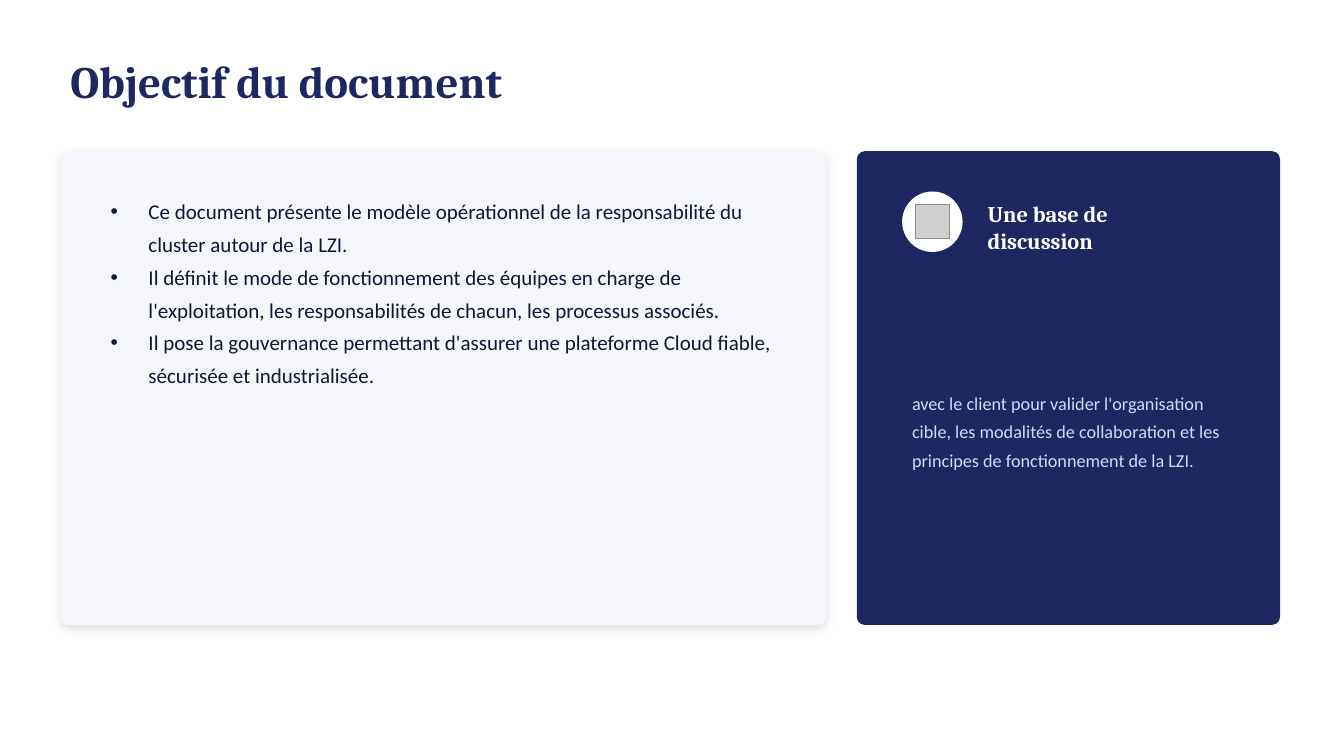
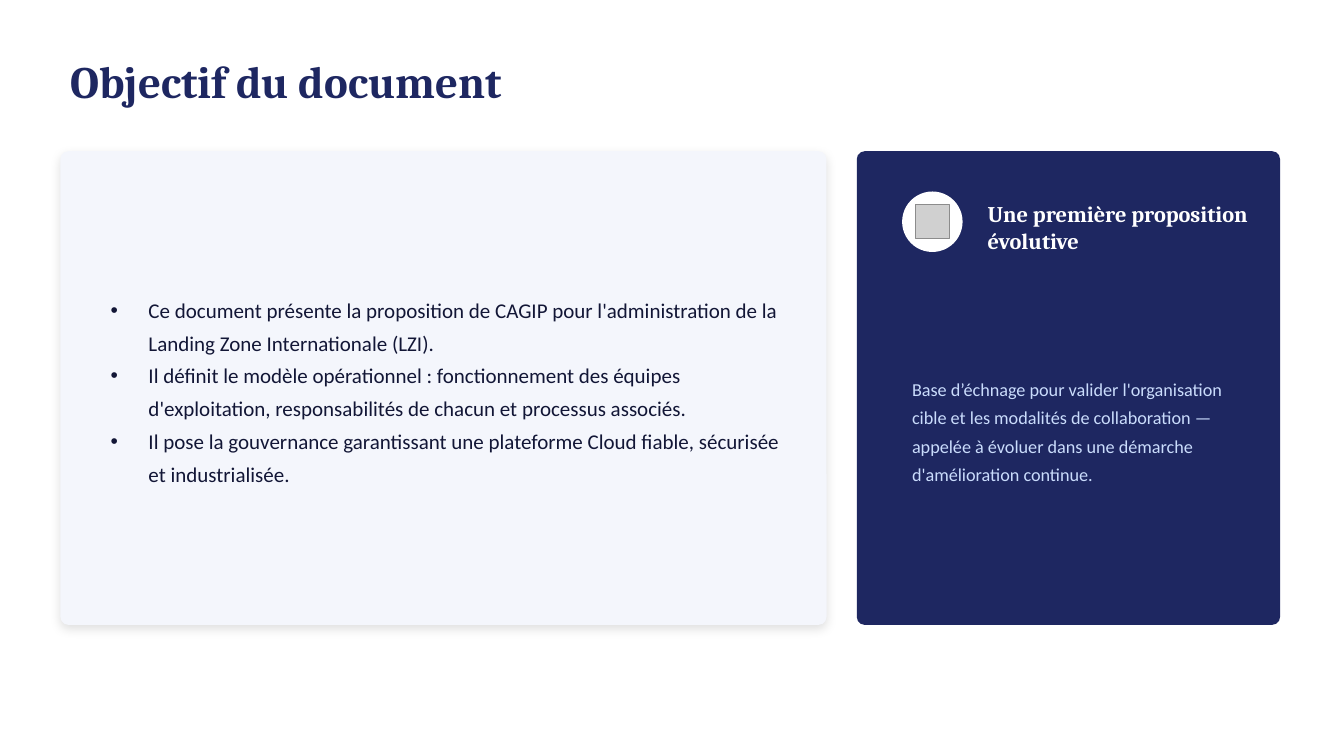
Before and after one commit to malphodo/newsfs, a slide deck: slide 2 of Modele_Operationnel_LZI.pptx. Drawn at 1344x756 pixels with LibreOffice and Linux fonts; fonts in the diff are those of the drawing; grey boxes stand for pictures. Boxes give left, top, right and bottom in pixels: in the first picture for what was removed or moved away, otherwise in the second. Text is boxed around its words. In the diff, an @@ line names an element or a change of style, - is before the commit and + after.

```diff
--- a/Modele_Operationnel_LZI.pptx
+++ b/Modele_Operationnel_LZI.pptx
@@ text "Ce document présente la proposition ..." at (x1=148, y1=303, x2=779, y2=482): vertical alignment top to middle @@
@@ text at (x1=988, y1=206, x2=1247, y2=249): text changed @@
-Une base de
-discussion
+Une première proposition évolutive
@@ text at (x1=148, y1=303, x2=779, y2=482): text changed @@
-• Ce document présente le modèle opérationnel de la responsabilité du cluster autour de la LZI.
-• Il définit le mode de fonctionnement des équipes en charge de l'exploitation, les responsabilités de chacun, les processus associés.
-• Il pose la gouvernance permettant d'assurer une plateforme Cloud fiable, sécurisée et industrialisée.
+• Ce document présente la proposition de CAGIP pour l'administration de la Landing Zone Internationale (LZI).
+• Il définit le modèle opérationnel : fonctionnement des équipes d'exploitation, responsabilités de chacun et processus associés.
+• Il pose la gouvernance garantissant une plateforme Cloud fiable, sécurisée et industrialisée.
@@ text at (x1=912, y1=383, x2=1222, y2=481): text changed @@
-avec le client pour valider l'organisation cible, les modalités de collaboration et les principes de fonctionnement de la LZI.
+Base d’échnage pour valider l'organisation cible et les modalités de collaboration — appelée à évoluer dans une démarche d'amélioration continue.
```
Also in this commit, not shown: 8 other slides changed, 5 slides added.
